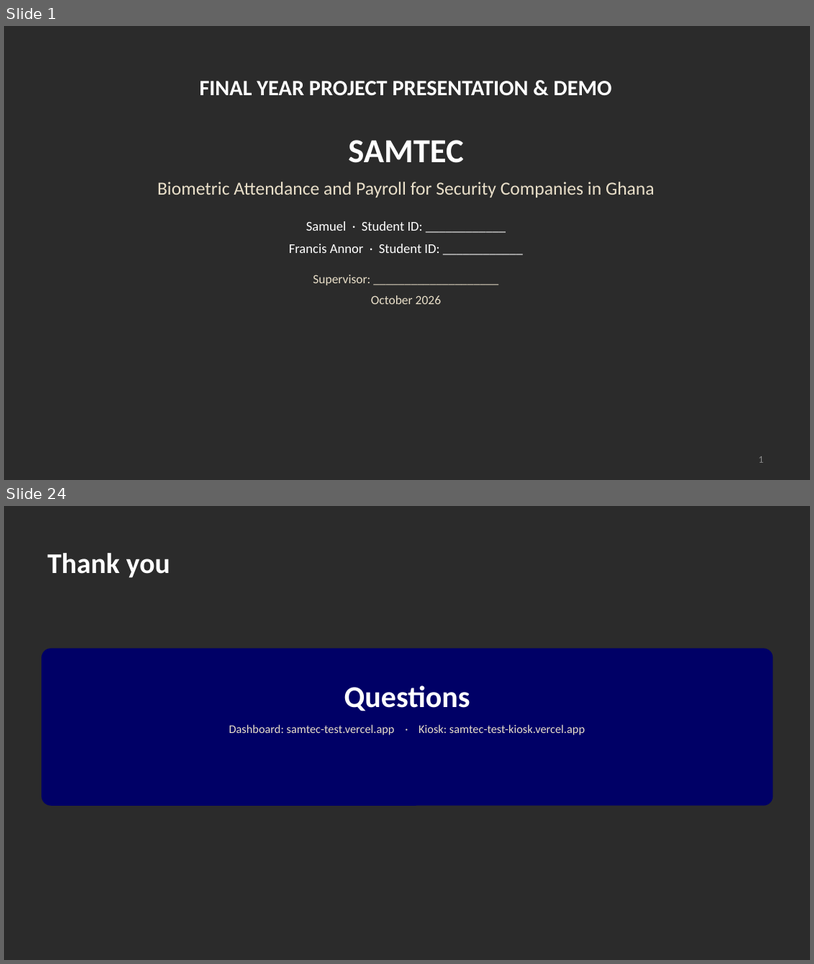
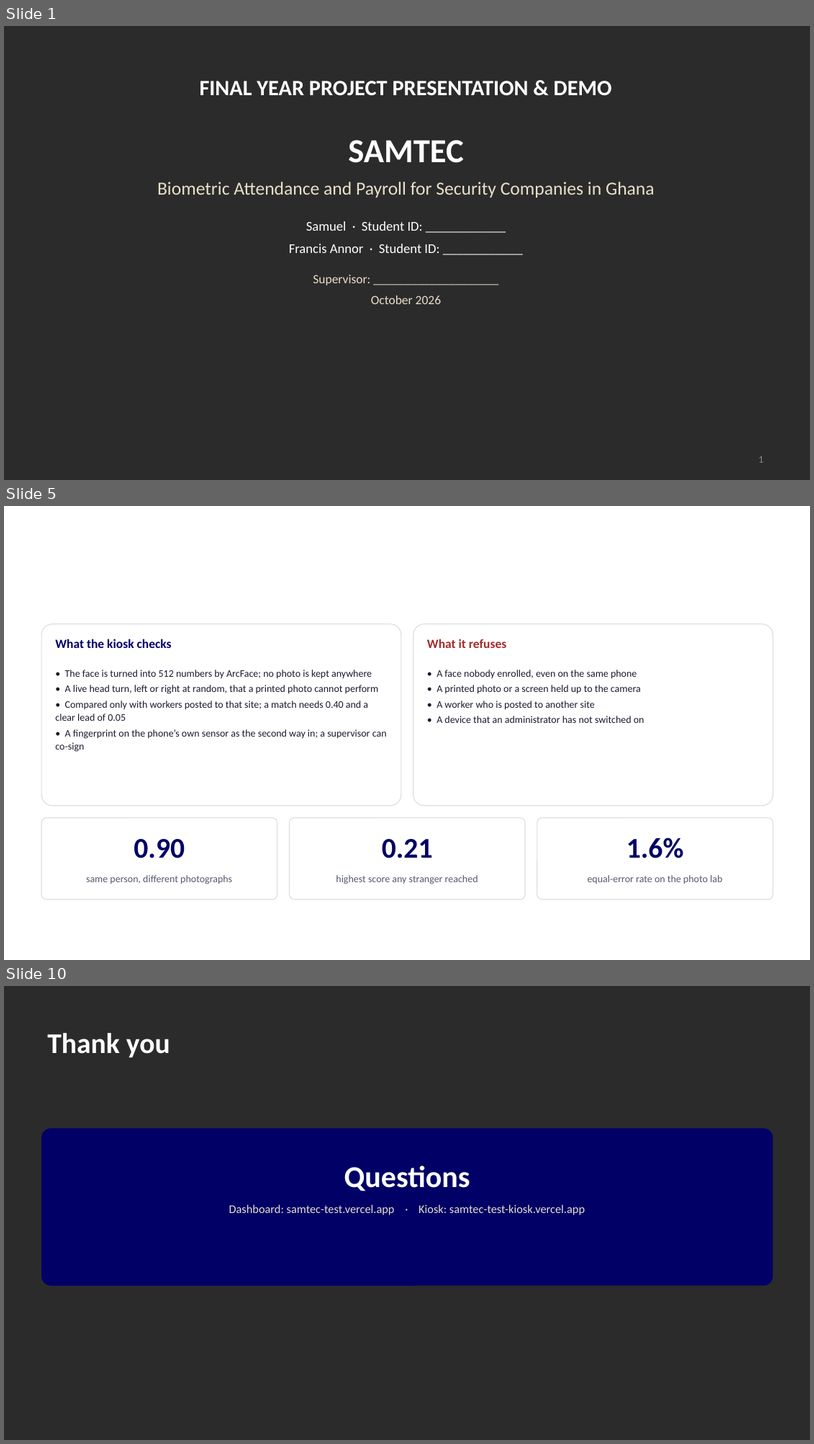
Before and after one commit to TEAM-DEVV/samtec-security-system, a slide deck: docs/guides/SAMTEC-defence-slides.pptx. Shown one above the other, each under a label of ours: slides 1 and 24 before the commit, slides 1, 5 and 10 after it; the slides between them are not shown. The pictures are 814x964 and 814x1444 pixels, drawn with LibreOffice and Linux fonts; fonts in the diff are those of the drawing; background and template pictures are left out; a plain dark background stands for a picture behind light text. Boxes give left, top, right and bottom in pixels: in the first picture for what was removed or moved away, otherwise in the second. Text is boxed around its words. In the diff, an @@ line names an element or a change of style, - is before the commit and + after.

```diff
--- a/docs/guides/SAMTEC-defence-slides.pptx
+++ b/docs/guides/SAMTEC-defence-slides.pptx
@@ slide 5 added at (4, 506, 810, 960), background picture (left out) @@
@@ rounded rectangle added at (41, 624, 401, 806), fill #FFFFFF, outline #DDDDE6 1 pt @@
@@ rounded rectangle added at (414, 624, 774, 806), fill #FFFFFF, outline #DDDDE6 1 pt @@
@@ text added at (55, 638, 172, 648), 15 pt, text #000066, bold @@
+What the kiosk checks
@@ text added at (427, 638, 507, 648), 15 pt, text #A32B2B, bold @@
+What it refuses
@@ text added at (55, 669, 387, 752), 12 pt, text #1A1A2E @@
+• The face is turned into 512 numbers by ArcFace; no photo is kept anywhere
+• A live head turn, left or right at random, that a printed photo cannot perform
+• Compared only with workers posted to that site; a match needs 0.40 and a clear lead of 0.05
+• A fingerprint on the phone’s own sensor as the second way in; a supervisor can co-sign
@@ text added at (437, 669, 645, 723), 12 pt, text #1A1A2E @@
+• A face nobody enrolled, even on the same phone
+• A printed photo or a screen held up to the camera
+• A worker who is posted to another site
+• A device that an administrator has not switched on
@@ title added at (183, 685, 609, 692), 34 pt, text #FFFFFF, bold @@
+Proving presence at the gate
@@ rounded rectangle added at (41, 818, 278, 899), fill #FFFFFF, outline #DDDDE6 1 pt @@
@@ rounded rectangle added at (290, 818, 525, 899), fill #FFFFFF, outline #DDDDE6 1 pt @@
@@ rounded rectangle added at (538, 818, 774, 899), fill #FFFFFF, outline #DDDDE6 1 pt @@
@@ text added at (134, 839, 185, 858), 34 pt, text #000066, bold @@
+0.90
@@ text added at (382, 839, 433, 858), 34 pt, text #000066, bold @@
+0.21
@@ text added at (627, 837, 684, 858), 34 pt, text #000066, bold @@
+1.6%
@@ text added at (86, 875, 232, 884), 12 pt, text #555A6E @@
+same person, different photographs
@@ text added at (336, 875, 478, 884), 12 pt, text #555A6E @@
+highest score any stranger reached
@@ text added at (588, 875, 723, 883), 12 pt, text #555A6E @@
+equal-error rate on the photo lab
@@ what was slide 24 is now slide 10 @@
```
Also in this commit, not shown: 2 slides changed, 5 other slides added, 20 slides removed, 1 other file.
